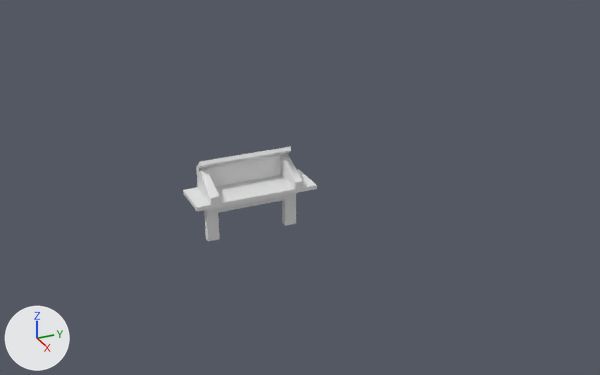
Renders of the FBX model Assets/_Models/WorkTables/worktable2.fbx from each side of a commit.
Rendered twice from a 50 mm camera at (47.9, -17.9, 25.4) aimed at (-0.6, 3.9, 1.1). Every picture has the same lights, and +X, +Y and +Z are marked at lower left.

The first picture shows 'table2'.
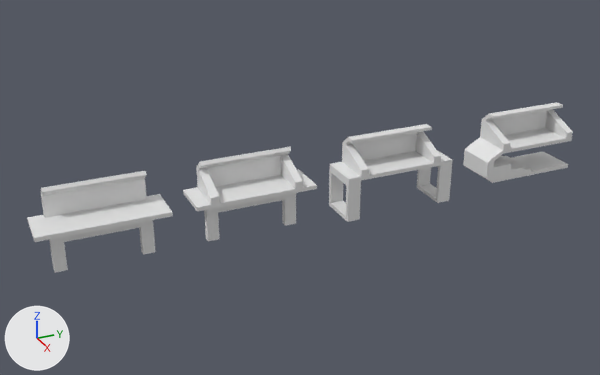
What differs and where, as boxes [x1, y1, x2, y2] in the pictures (600 x 375 px):
'table1', added
    after: [27, 171, 173, 273]
'table3', added
    after: [329, 124, 453, 222]
'table4', added
    after: [463, 102, 573, 183]

What the commit changed:
Material 'Material.004' (mat_material_004) is new.
Its base color is (0.8, 0.8, 0.8) (white #e7e7e7).
Its roughness is 0.4.
Material 'Material.003' (mat_material_003) is new.
Its base color is (0.8, 0.8, 0.8) (white #e7e7e7).
Its roughness is 0.4.
Material 'Material.001' (mat_material_001) is new.
Its base color is (0.8, 0.8, 0.8) (white #e7e7e7).
Its roughness is 0.4.
Mesh me_cube_004 is new.
It has 70 vertices, 64 faces and spans x -1.0..1.0, y -1.4..1.0, z -16.3..16.9.
It uses material mat_material_004 (white #e7e7e7).
Mesh me_cube_003 is new.
It has 64 vertices, 63 faces and spans x -1.0..1.0, y -1.3..1.3, z -16.3..22.1.
It uses material mat_material_003 (white #e7e7e7).
Mesh me_cube_001 is new.
It has 50 vertices, 43 faces and spans x -1.0..1.0, y -1.3..1.3, z -16.3..22.1.
It uses material mat_material_001 (white #e7e7e7).
Object 'table4' (ob_table4) is new; it shows me_cube_004.
Its location is (0.0, 22.89, 2.0).
Its rotation in degrees is (0, 0, -180).
Its scale is (-1.48, -3.24, -0.142).
Object 'table3' (ob_table3) is new; it shows me_cube_003.
Its location is (0.0, 10.9, 2.0).
Its rotation in degrees is (0, 0, -180).
Its scale is (-1.48, -3.24, -0.142).
Object 'table1' (ob_table1) is new; it shows me_cube_001.
Its location is (0.0, -10.09, 2.0).
Its rotation in degrees is (0, 0, -180).
Its scale is (-1.48, -3.24, -0.142).
